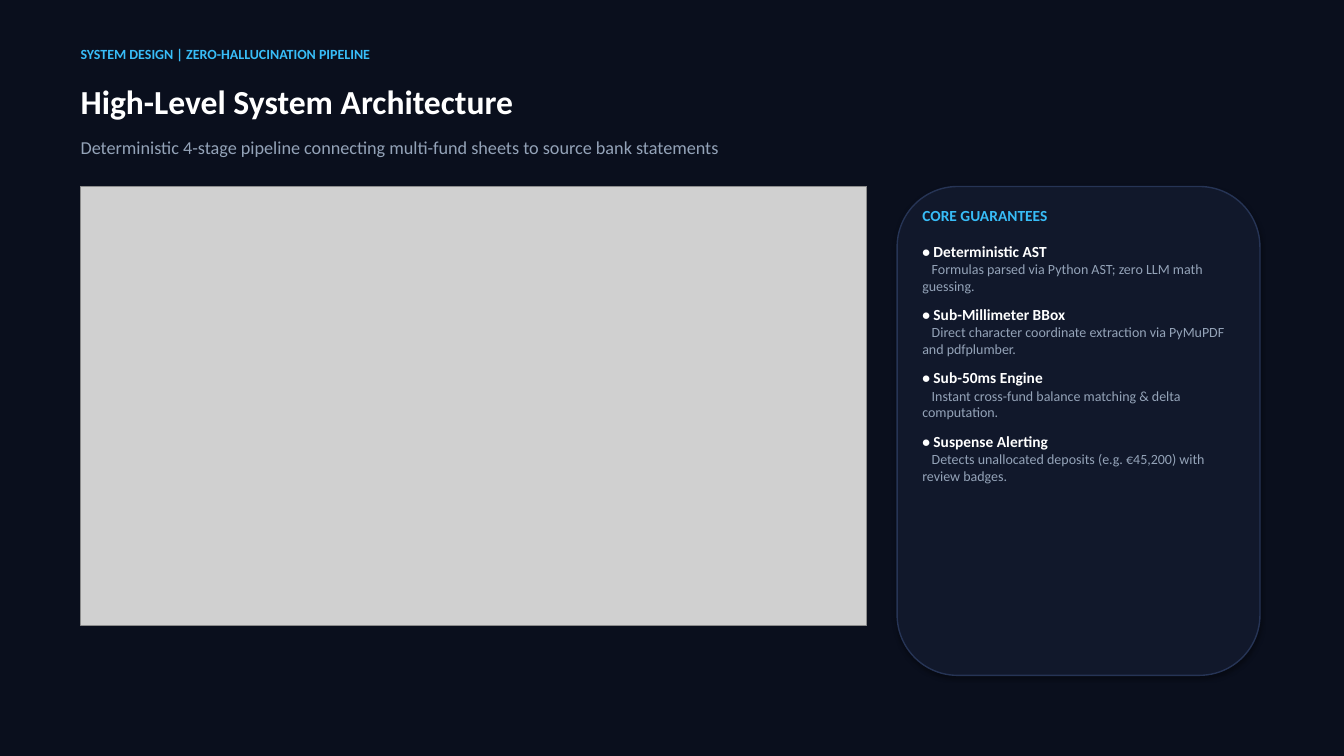
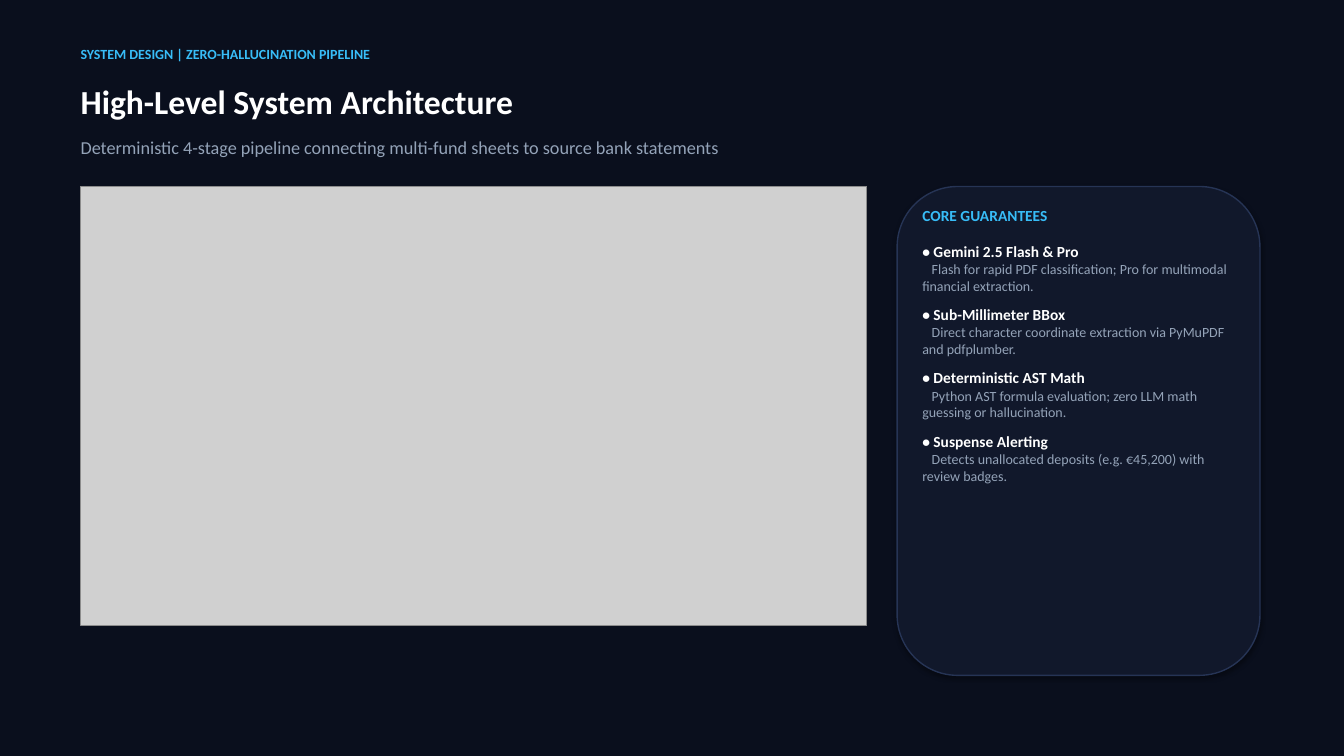
Before and after one commit to prkshverma09/audit-copilot, a slide deck: slide 3 of presentation/X-Ray_Audit_Copilot_Demo_Slides.pptx. Drawn at 1344x756 pixels with LibreOffice and Linux fonts; fonts in the diff are those of the drawing; grey boxes stand for pictures. Boxes give left, top, right and bottom in pixels: in the first picture for what was removed or moved away, otherwise in the second. Text is boxed around its words. In the diff, an @@ line names an element or a change of style, - is before the commit and + after.

Commit message:
feat(slides): prominently highlight Google Gemini 2.5 Flash & Pro across presentation deck

```diff
--- a/presentation/X-Ray_Audit_Copilot_Demo_Slides.pptx
+++ b/presentation/X-Ray_Audit_Copilot_Demo_Slides.pptx
@@ text at (x1=922, y1=246, x2=1227, y2=291): text changed @@
-• Deterministic AST
-Formulas parsed via Python AST; zero LLM math guessing.
+• Gemini 2.5 Flash & Pro
+Flash for rapid PDF classification; Pro for multimodal financial extraction.
@@ text at (x1=922, y1=372, x2=1197, y2=420): text changed @@
-• Sub-50ms Engine
-Instant cross-fund balance matching & delta computation.
+• Deterministic AST Math
+Python AST formula evaluation; zero LLM math guessing or hallucination.
```
Also in this commit, not shown: 2 other slides changed, 2 other files.
